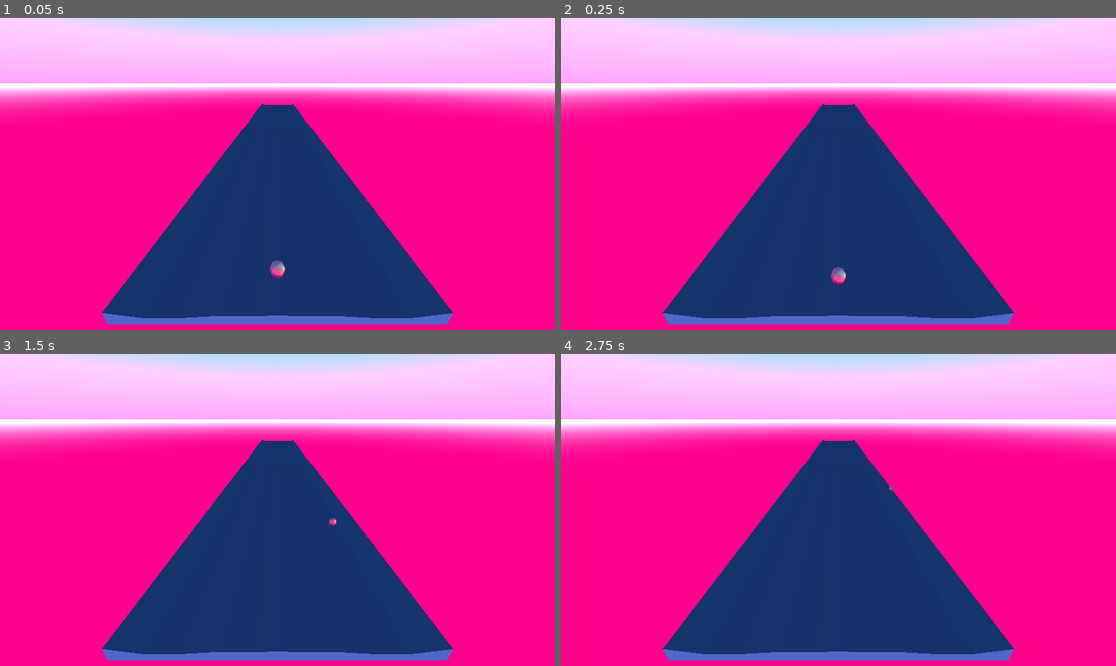
Above: before the commit, frames 1-4 (two rows, left to right).
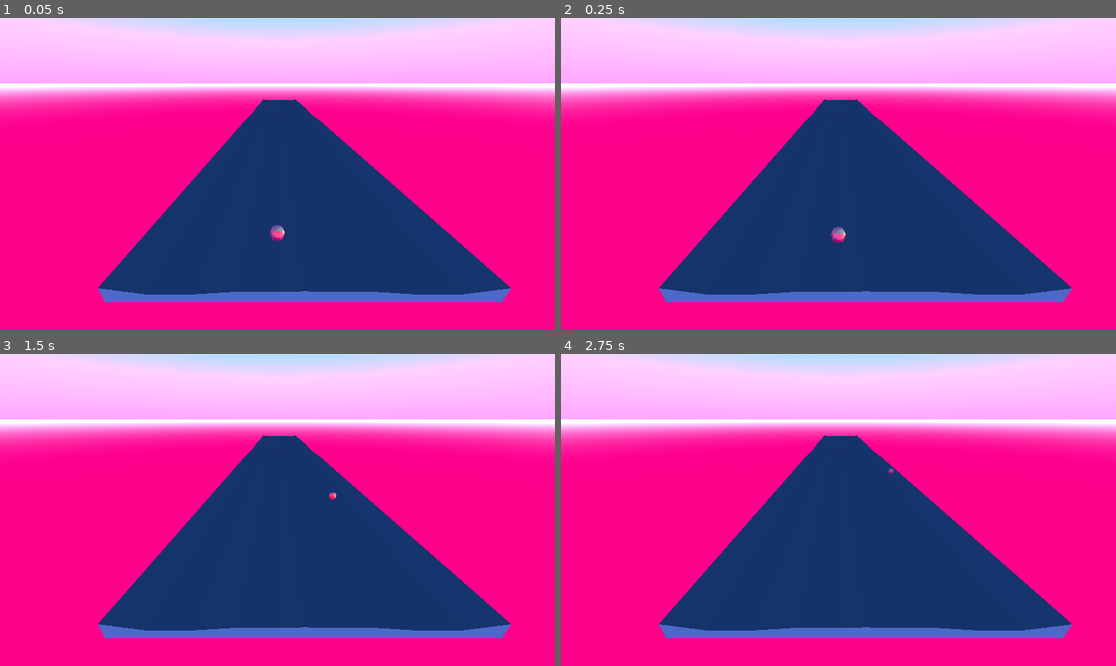
Above: after the commit, the same moments.

Repository: MonkeyOnKeyboard-mok/Bochazo
Game: Godot game, scene res://TestSceneSanti/test_santi.tscn
Same seed, same stepped clock (60 frames per second), same inputs: the game is played once before the commit and once after it. The project has no main scene, so this scene is started directly.
Inputs (mouse positions are in pixels of both pictures, inside the frame that each line leads up to):
- Up to frame 1 (0.05 s): no input
- Up to frame 2 (0.25 s): no input
- Up to frame 3 (1.5 s): move the mouse to (399, 494) at 0.52 s; press the mouse at (399, 494) at 0.53 s; hold D (move_right) 0.53-1.28 s; move the mouse to (166, 525) at 1.27 s; release the mouse at (166, 525) at 1.28 s; hold A (move_left) from 1.28 s (still down); click (166, 525) at 1.35 s
- Up to frame 4 (2.75 s): move the mouse to (894, 441) at 2.02 s; release A (move_left) at 2.03 s; press the mouse at (894, 441) at 2.03 s; hold D (move_right) from 2.03 s (still down)

The runs differ from the first frame. In frame 1, 13% of the frame differs, in the area x 17-93%, y 26-99%; in frame 2, 13%; in frame 3, 13%; in frame 4, 13%.
Error after the commit: Invalid access to property or key 'move_to_check_position' on a base object of type 'Nil'. (res://BochaBase/bocha_base.gd:12)

Commit message:
Create own test scene and implement an initial idea of camera movement

Diff:
--- a/BochaBase/bocha_base.gd
+++ b/BochaBase/bocha_base.gd
@@ -1,9 +1,15 @@
 extends Node3D
 class_name Bocha
 
+@onready var child_node = $InputManager
+@export var camera: Node3D
+
+var mainPos : Vector3 = Vector3(30,2, 00) ## In Test Scene
+
 # Called when the node enters the scene tree for the first time.
 func _ready() -> void:
-	pass
+	global_position = mainPos
+	child_node.action_completed.connect(camera.move_to_check_position)
 
 # Called every frame. 'delta' is the elapsed time since the previous frame.
 func _process(_delta: float) -> void:
--- a/BochaBase/input_manager.gd
+++ b/BochaBase/input_manager.gd
@@ -4,12 +4,13 @@
 @export var speed : float = 5.0
 @export var throw_speed : float = 10.0
 @export var bocha_rb: RigidBody3D
+signal action_completed
 
 var throwed : bool = false
 
 # Called when the node enters the scene tree for the first time.
 func _ready() -> void:
-	pass # Replace with function body.
+	pass
 
 # Called every frame. 'delta' is the elapsed time since the previous frame.
 func _process(_delta: float) -> void:
@@ -32,5 +33,6 @@
 	var direction := 0.0
 	if Input.is_action_pressed("start_throw"):
 		throwed = true
-		direction -= 1.0
+		direction = -1.0
 		bocha_rb.linear_velocity.x = direction * throw_speed
+	action_completed.emit()
--- a/Camera/camera.gd
+++ b/Camera/camera.gd
@@ -1,3 +1,4 @@
+class_name Camera
 extends Node3D
 
 ## Anchor Points
@@ -5,10 +6,21 @@
 var mainRot : Vector3 = Vector3(-24.0,90, 00) ## In Test Scene
 
 ## Zoom
-var checkPos : Vector3 = Vector3(-20,6.195, 00) ## In Test Scene
-var checkRot : Vector3 = Vector3(-65,90, 00) ## In Test Scene
+var checkPos : Vector3 = Vector3(-22,15, 00) ## In Test Scene
+var checkRot : Vector3 = Vector3(-90,90, 00) ## In Test Scene
 
-@onready var camera : Camera3D = $Camera
+## Movement control
+var is_moving : bool = false
+var move_timer : float = 0.0
+var delay_before_move : float = 2.0  # Wait 2 seconds before moving
+var x_move_duration : float = 0.7    # Move on X for 1.5 seconds
+var xy_move_duration : float = 1.5   # Then move on X+Y for 1.5 seconds
+var total_move_time : float = 0.0
+
+var start_pos : Vector3
+var target_pos : Vector3
+var start_rot : Vector3
+var target_rot : Vector3
 
 # Called when the node enters the scene tree for the first time.
 func _ready() -> void:
@@ -16,5 +28,65 @@
 	global_rotation_degrees = mainRot
 
 # Called every frame. 'delta' is the elapsed time since the previous frame.
-func _process(_delta: float) -> void:
-	pass
+func _process(delta: float) -> void:
+	if is_moving:
+		move_timer += delta
+
+		# Wait for initial delay
+		if move_timer < delay_before_move:
+			return
+
+		# Calculate progress after delay
+		var progress_time = move_timer - delay_before_move
+
+		# Phase 1: Move only on X axis
+		if progress_time < x_move_duration:
+			var t = progress_time / x_move_duration
+			t = ease(t, -2.0)  # Smooth easing
+
+			# Only interpolate X position
+			global_position.x = lerp(start_pos.x, target_pos.x, t)
+			global_position.y = start_pos.y
+			global_position.z = start_pos.z
+
+			# Interpolate rotation
+			global_rotation_degrees = start_rot.lerp(target_rot, t)
+
+		# Phase 2: Move on both X and Y (creates arc)
+		elif progress_time < (x_move_duration + xy_move_duration):
+			var t = (progress_time - x_move_duration) / xy_move_duration
+			t = ease(t, -2.0)
+
+			# Interpolate both X and Y
+			global_position.x = lerp(start_pos.x, target_pos.x, 1.0)  # X already at target
+			global_position.y = lerp(start_pos.y, target_pos.y, t)
+			global_position.z = lerp(start_pos.z, target_pos.z, t)
+
+			# Continue rotation interpolation
+			global_rotation_degrees = start_rot.lerp(target_rot,
+				(progress_time) / (x_move_duration + xy_move_duration))
+
+		# Movement complete
+		else:
+			global_position = target_pos
+			global_rotation_degrees = target_rot
+			is_moving = false
+			move_timer = 0.0
+
+## Call this function from another node to trigger movement
+func move_to_check_position() -> void:
+	start_pos = global_position
+	target_pos = checkPos
+	start_rot = global_rotation_degrees
+	target_rot = checkRot
+	is_moving = true
+	move_timer = 0.0
+
+## Return to main position
+func move_to_main_position() -> void:
+	start_pos = global_position
+	target_pos = mainPos
+	start_rot = global_rotation_degrees
+	target_rot = mainRot
+	is_moving = true
+	move_timer = 0.0
--- a/Camera/camera.tscn
+++ b/Camera/camera.tscn
@@ -1,6 +1,9 @@
-[gd_scene format=3 uid="uid://c1mrvb8qnud4t"]
+[gd_scene load_steps=2 format=3 uid="uid://c1mrvb8qnud4t"]
+
+[ext_resource type="Script" uid="uid://gbgfq1egr8m4" path="res://Camera/camera.gd" id="1_alp8d"]
 
 [node name="CameraPivot" type="Node3D" unique_id=1744960144]
+script = ExtResource("1_alp8d")
 
 [node name="Camera" type="Camera3D" parent="." unique_id=2009877200]
 current = true
--- a/Cancha/cancha.tscn
+++ b/Cancha/cancha.tscn
@@ -34,5 +34,5 @@
 shadow_mesh = SubResource("ArrayMesh_isq64")
 
 [node name="Cube" type="MeshInstance3D" unique_id=127404517]
-transform = Transform3D(31.383944, 0, 0, 0, 0.19734377, 0, 0, 0, 4.9250145, 0, 0, 0)
+transform = Transform3D(31.383944, 0, 0, 0, 0.19734377, 0, 0, 0, 4.9250145, 0.3007517, 1.4214678, -0.6446686)
 mesh = SubResource("ArrayMesh_gxe4d")
--- a/Cancha/cancha_posta.tscn
+++ b/Cancha/cancha_posta.tscn
@@ -20,5 +20,5 @@
 [node name="StaticBody3D" type="StaticBody3D" parent="." unique_id=1934368048]
 
 [node name="CollisionShape3D" type="CollisionShape3D" parent="StaticBody3D" unique_id=1080970821]
-transform = Transform3D(1, 0, 0, 0, 1, 0, 0, 0, 1, 0.07287598, 0.01194033, -0.032104492)
+transform = Transform3D(1, 0, 0, 0, 1, 0, 0, 0, 1, 0.3131199, 1.4697297, -0.64506376)
 shape = SubResource("BoxShape3D_sju1p")
--- /dev/null
+++ b/TestSceneVictor/test_victor.tscn
@@ -0,0 +1,53 @@
+[gd_scene load_steps=8 format=3 uid="uid://ww6tb718oou4"]
+
+[ext_resource type="PackedScene" uid="uid://bqmvwo3hl8oyt" path="res://Cancha/cancha_posta.tscn" id="1_u0xti"]
+[ext_resource type="PackedScene" uid="uid://d06em422bftb7" path="res://BochaBase/bocha_base.tscn" id="2_4as6y"]
+[ext_resource type="PackedScene" uid="uid://c1mrvb8qnud4t" path="res://Camera/camera.tscn" id="3_4as6y"]
+
+[sub_resource type="ProceduralSkyMaterial" id="ProceduralSkyMaterial_4as6y"]
+sky_top_color = Color(0, 0.49608076, 0.6246699, 1)
+sky_horizon_color = Color(0.9999997, 0.3231792, 0.92586726, 1)
+ground_bottom_color = Color(0.64065737, 0, 0.27105764, 1)
+
+[sub_resource type="Sky" id="Sky_aa16h"]
+sky_material = SubResource("ProceduralSkyMaterial_4as6y")
+
+[sub_resource type="Environment" id="Environment_jupsd"]
+background_mode = 2
+background_energy_multiplier = 2.0
+sky = SubResource("Sky_aa16h")
+ambient_light_source = 3
+
+[sub_resource type="BoxShape3D" id="BoxShape3D_4as6y"]
+size = Vector3(63.233643, 2.6622314, 1)
+
+[node name="TestVictor" type="Node3D" unique_id=1941042007]
+
+[node name="Cancha" parent="." unique_id=1254177911 instance=ExtResource("1_u0xti")]
+transform = Transform3D(1, 0, 0, 0, 1, 0, 0, 0, 1, 0, -1.5, 0.65)
+
+[node name="BochaBase" parent="." unique_id=1173345595 node_paths=PackedStringArray("camera") instance=ExtResource("2_4as6y")]
+transform = Transform3D(1, 0, 0, 0, 1, 0, 0, 0, 1, 30, 3, 0)
+camera = NodePath("../CameraPivot")
+
+[node name="CameraPivot" parent="." unique_id=1744960144 instance=ExtResource("3_4as6y")]
+
+[node name="WorldEnvironment" type="WorldEnvironment" parent="." unique_id=1755246899]
+environment = SubResource("Environment_jupsd")
+
+[node name="Walls" type="Node3D" parent="." unique_id=1424284405]
+
+[node name="StaticBody3D" type="StaticBody3D" parent="Walls" unique_id=1382522811]
+
+[node name="CollisionShape3D" type="CollisionShape3D" parent="Walls/StaticBody3D" unique_id=5494326]
+transform = Transform3D(1, 0, 0, 0, 1, 0, 0, 0, 1, 0.01574707, 0.8576401, 5.479231)
+shape = SubResource("BoxShape3D_4as6y")
+
+[node name="StaticBody3D2" type="StaticBody3D" parent="Walls" unique_id=645586743]
+transform = Transform3D(1, 0, 0, 0, 1, 0, 0, 0, 1, 0, 0, -11.00664)
+
+[node name="CollisionShape3D" type="CollisionShape3D" parent="Walls/StaticBody3D2" unique_id=2111913555]
+transform = Transform3D(1, 0, 0, 0, 1, 0, 0, 0, 1, 0.01574707, 0.8576401, 5.479231)
+shape = SubResource("BoxShape3D_4as6y")
+
+[editable path="CameraPivot"]
Not shown: 1 places in BochaBase/bocha_base.tscn that only renumber resources
Not shown: 1 places in Cancha/cancha.tscn that only renumber resources
Not shown: 1 places in Cancha/cancha_posta.tscn that only renumber resources
Not shown, added: TestSceneVictor/test_victor.tscn59875379.tmp
